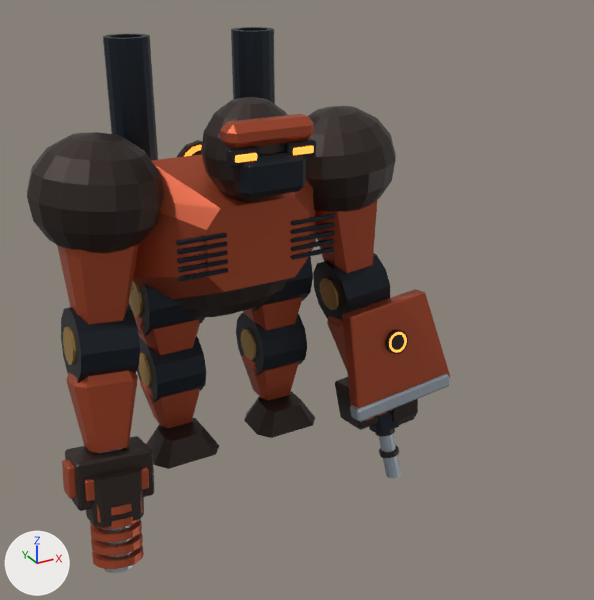
One commit to the Blender file out/mech_reference/t03/t03.blend: the scene before it, then after it.
Rendered twice from a camera (50 mm lens) standing at (-3.35, -7.9, 5.29) and looking at (0.54, -0.83, 1.76). The lights are fixed; the arrows at lower left show +X, +Y and +Z. The picture after the commit comes second. Both versions are drawn at frame 1 of the action 't03:light:elbow_l'; the numbers are the values there.

Objects in the first picture: 'Armored palm', 'Articulated shoulder armor', 'Articulated shoulder armor.001', 'Bulldozer forearm shield', 'Hunched horizontal thorax', 'Mechanical joint collar.001', 'Mechanical joint collar.003', 'Rounded ape skull', 'Single anatomical limb shell', 'Single anatomical limb shell.001', 'Twin exhaust stack', 'Twin exhaust stack.001' and 56 more.
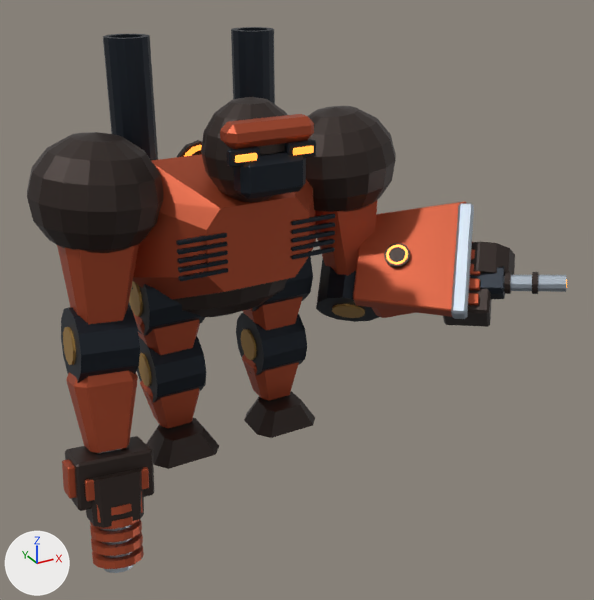
ob_elbow_l is not drawn itself; it is the parent of ob_wrist_l, ob_emitter_l, ob_exposed_load_bearing_piston_003, ob_single_anatomical_limb_shell_003, ob_mechanical_joint_collar_003, ob_joint_axle_cap_003, ob_bulldozer_forearm_shield, ob_shield_steel_cutting_edge.

The change in detail:
Object 'elbow_l' (ob_elbow_l) turns from (-10, 0, 0) to (-90, -41, 46) degrees about x, y and z.

Where the change shows, as pixel boxes (x1, y1, x2, y2) in the pictures (594 x 600 px):
'Bulldozer forearm shield', turned
    before: (342, 289, 450, 408)
    after: (353, 201, 466, 317)
'Mechanical joint collar.003', turned
    before: (313, 253, 390, 323)
    after: (316, 259, 379, 322)
'Shield steel cutting edge', turned
    before: (350, 373, 450, 422)
    after: (451, 203, 474, 319)
'Armored palm.001', turned
    before: (335, 377, 379, 430)
    after: (443, 289, 492, 327)
'Left drum shotgun magazine', turned
    before: (391, 399, 418, 425)
    after: (471, 241, 515, 276)
'Light weapon open bore', turned
    before: (379, 434, 401, 478)
    after: (504, 275, 566, 292)
'Light weapon receiver', turned
    before: (369, 410, 399, 433)
    after: (470, 266, 505, 299)
'Joint axle cap.003', turned
    before: (320, 278, 339, 310)
    after: (332, 304, 365, 318)
'Single anatomical limb shell.003', turned
    before: (327, 316, 347, 370)
    after: (372, 307, 416, 318)
'Compact flush shield transducer', turned
    before: (385, 329, 408, 354)
    after: (384, 243, 410, 268)
'Shield transducer luminous annulus', turned
    before: (389, 332, 407, 353)
    after: (386, 245, 408, 265)
'Weapon cooling collar.001', turned
    before: (379, 446, 399, 458)
    after: (532, 272, 539, 294)
'Weapon cooling collar', turned
    before: (375, 428, 395, 437)
    after: (504, 272, 511, 294)
'Closed weapon grip finger.004', turned (mostly hidden before)
    before: (365, 417, 374, 421)
    after: (468, 293, 479, 305)
'Closed weapon grip finger.005', turned (mostly hidden)
    before: (378, 411, 387, 416)
    after: (469, 278, 480, 290)
'Closed weapon grip finger.006', turned (not visible before)
    after: (470, 264, 480, 275)
'Closed weapon grip finger.007', turned (not visible before)
    after: (471, 249, 475, 260)
